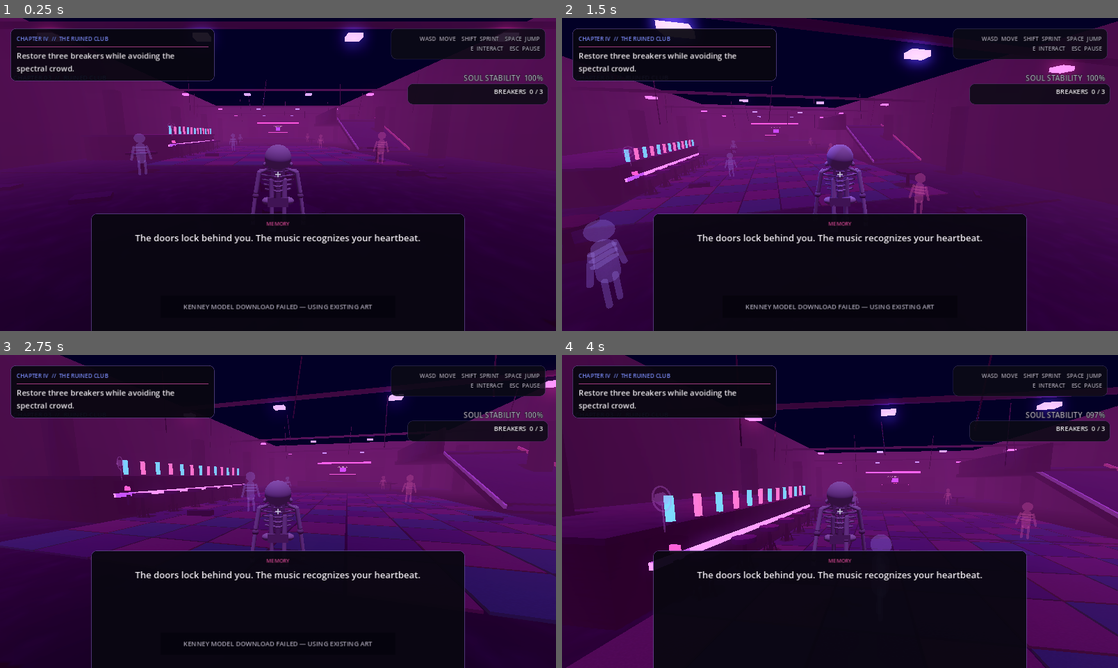
Above: before the commit, frames 1-4 (two rows, left to right).
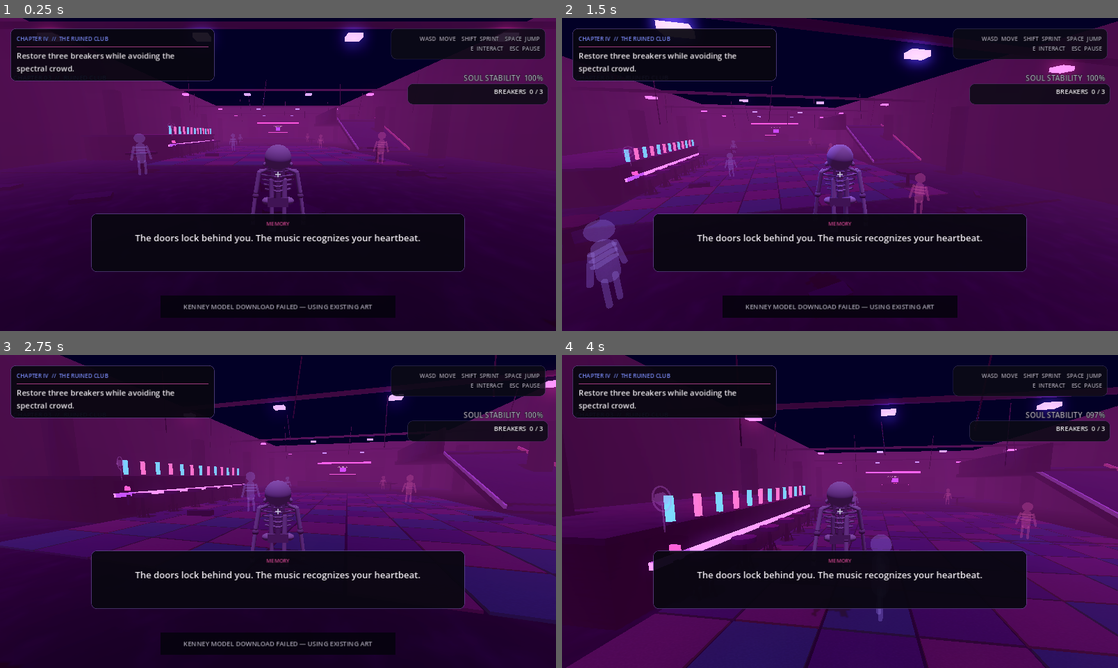
Above: after the commit, the same moments.

Repository: fuzeonspotify/outoftime
Game: Godot game, scene res://scenes/ruined_nightclub.tscn
Two runs of this game, one before a commit and one after it. Both use one fixed random seed, a clock stepped at 60 frames per second and the inputs below. This scene is started directly instead of the project's main scene.
Inputs (mouse positions are in pixels of both pictures, inside the frame that each line leads up to):
- Up to frame 1 (0.25 s): no input
- Up to frame 2 (1.5 s): move the mouse to (834, 180) at 0.52 s; hold E (interact) 0.53-1.28 s; hold W (move_forward) from 0.53 s (still down); tap Space (jump) at 0.77 s; move the mouse to (878, 177) at 1.27 s; tap E (interact) at 1.35 s
- Up to frame 3 (2.75 s): keep holding W (move_forward); tap Space (jump) at 1.52 s; move the mouse to (233, 508) at 2.02 s; hold Shift (sprint) from 2.03 s (still down); tap E (interact) at 2.3 s
- Up to frame 4 (4 s): move the mouse to (845, 511) at 2.77 s; release W (move_forward) at 2.78 s; release Shift (sprint) at 2.78 s; hold A (move_left) 2.78-3.53 s; tap E (interact) at 2.85 s; tap Space (jump) at 3.02, 3.77 s; move the mouse to (817, 505) at 3.52 s; hold W (move_forward) from 3.53 s (still down); hold E (interact) from 3.53 s (still down)

The runs differ from the first frame. In frame 1, 2.5% of the frame differs, in the area x 16-84%, y 79-100%; in frame 2, 9.9%; in frame 3, 2.5%; in frame 4, 13%.
Error in both runs: Invalid assignment of property or key 'volume_linear' with value of type 'float' on a base object of type 'AudioStreamPlayer'. (res://scripts/audio/music_direc…

Commit message:
Stabilize release HUD interaction animations

Diff:
--- a/scripts/player/third_person_controller.gd
+++ b/scripts/player/third_person_controller.gd
@@ -132,17 +132,14 @@
 		_reset_interaction_hold()
 	_interaction_target = target
 	_interaction_hold_duration = maxf(0.0, hold_seconds)
-	_prompt_title_label.text = title_text.to_upper()
+	_prompt_title_label.text = "%s  //  %s" % [title_text.to_upper(), context_text.to_upper()]
 	_prompt_action_label.text = prompt_text
 	_prompt_progress.visible = _interaction_hold_duration > 0.08
 	_prompt_progress.value = 0.0
-	_prompt_panel.tooltip_text = context_text
 	_prompt_panel.visible = true
 	_prompt_panel.modulate = Color(1.0, 1.0, 1.0, 0.0)
 	var reveal_tween: Tween = create_tween()
-	reveal_tween.set_parallel(true)
 	reveal_tween.tween_property(_prompt_panel, "modulate:a", 1.0, 0.14)
-	reveal_tween.tween_property(_prompt_panel, "position:y", _prompt_panel.position.y - 4.0, 0.14)
 	_set_crosshair_focused(true)
 
 
@@ -182,11 +179,8 @@
 	_message_body_label.text = text
 	_message_panel.visible = true
 	_message_panel.modulate = Color(1.0, 1.0, 1.0, 0.0)
-	_message_panel.position.y += 8.0
 	var reveal_tween: Tween = create_tween()
-	reveal_tween.set_parallel(true)
 	reveal_tween.tween_property(_message_panel, "modulate:a", 1.0, 0.22)
-	reveal_tween.tween_property(_message_panel, "position:y", _message_panel.position.y - 8.0, 0.22)
 
 	await get_tree().create_timer(duration, true).timeout
 	if token != _message_token or _message_panel == null:
@@ -503,7 +497,7 @@
 	prompt_stack.add_theme_constant_override("separation", 2)
 	prompt_row.add_child(prompt_stack)
 
-	_prompt_title_label = UI_STYLE.make_label("INTERACTION", 12, UI_STYLE.COLOR_ACCENT_COOL)
+	_prompt_title_label = UI_STYLE.make_label("INTERACTION  //  HOLD TO INTERACT", 12, UI_STYLE.COLOR_ACCENT_COOL)
 	prompt_stack.add_child(_prompt_title_label)
 
 	_prompt_action_label = UI_STYLE.make_label("Interact", 18, UI_STYLE.COLOR_TEXT)
